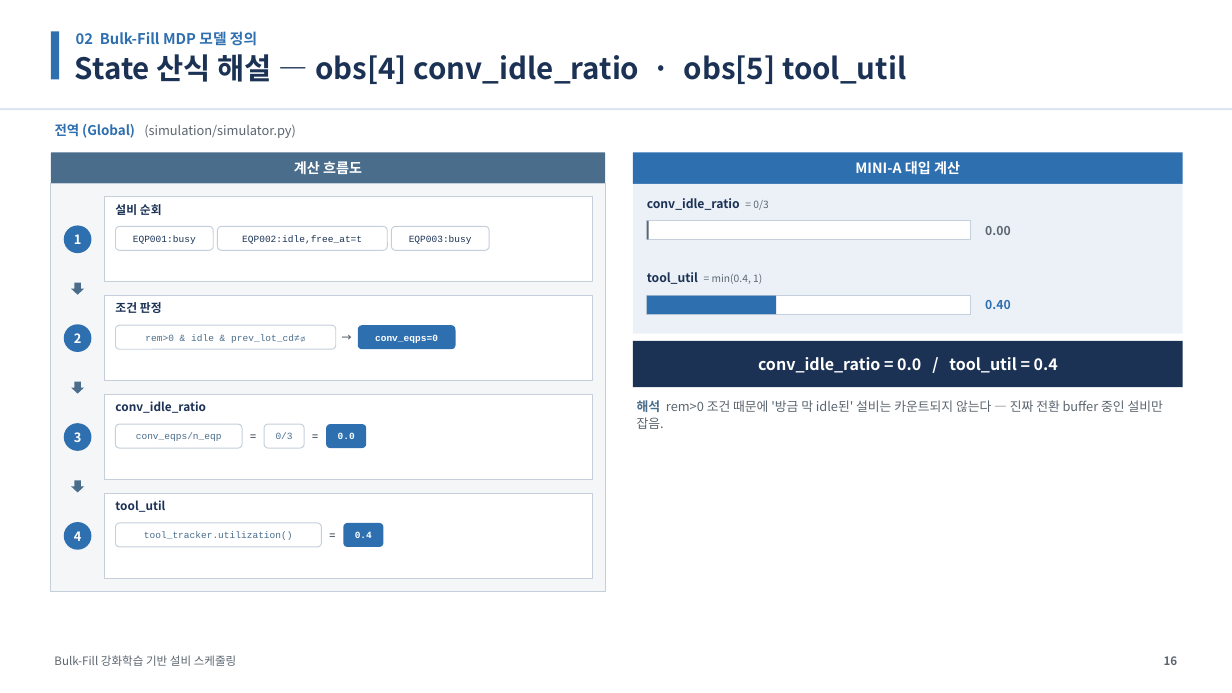
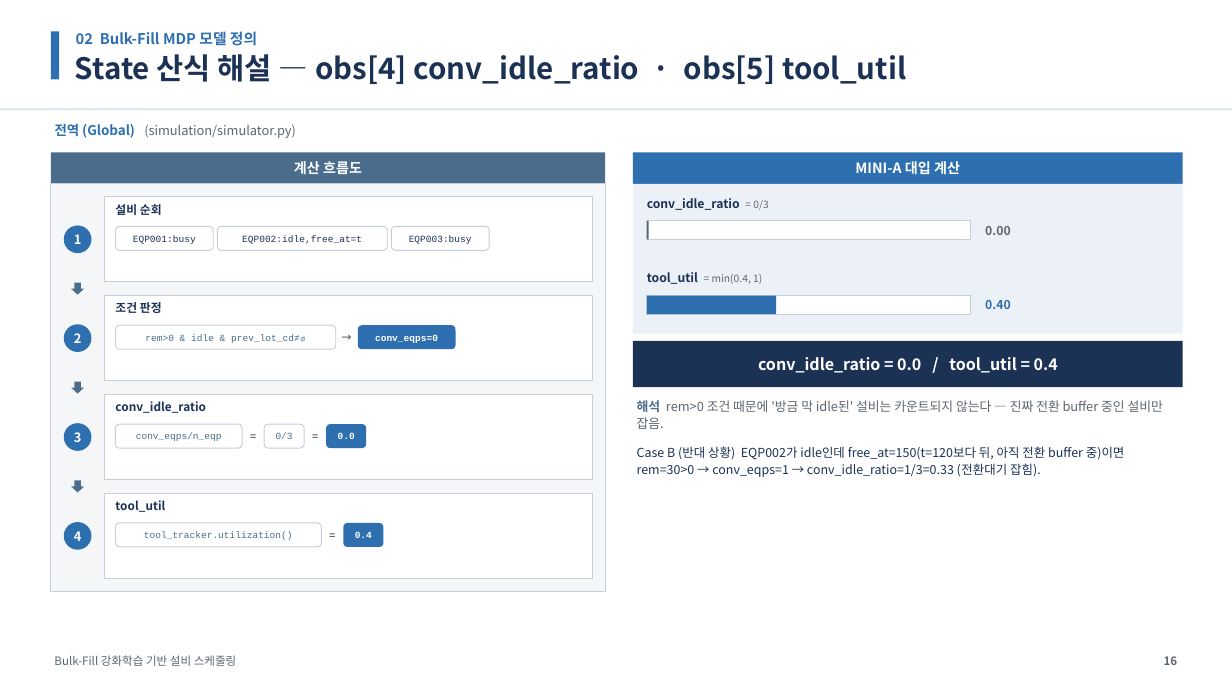
Before and after one commit to relighting123/pjt_scheduling, a slide deck: slide 16 of docs/스케줄링_발표자료.pptx. Drawn at 1232x693 pixels with LibreOffice and Linux fonts; fonts in the diff are those of the drawing. Boxes give left, top, right and bottom in pixels: in the first picture for what was removed or moved away, otherwise in the second. Text is boxed around its words. In the diff, an @@ line names an element or a change of style, - is before the commit and + after.

```diff
--- a/docs/스케줄링_발표자료.pptx
+++ b/docs/스케줄링_발표자료.pptx
@@ text at box(637, 446, 1125, 477): paragraph added @@
+Case B (반대 상황) EQP002가 idle인데 free_at=150(t=120보다 뒤, 아직 전환 buffer 중)이면 rem=30>0 → conv_eqps=1 → conv_idle_ratio=1/3=0.33 (전환대기 잡힘).
```
Also in this commit, not shown: 14 other slides changed, 1 other file.
